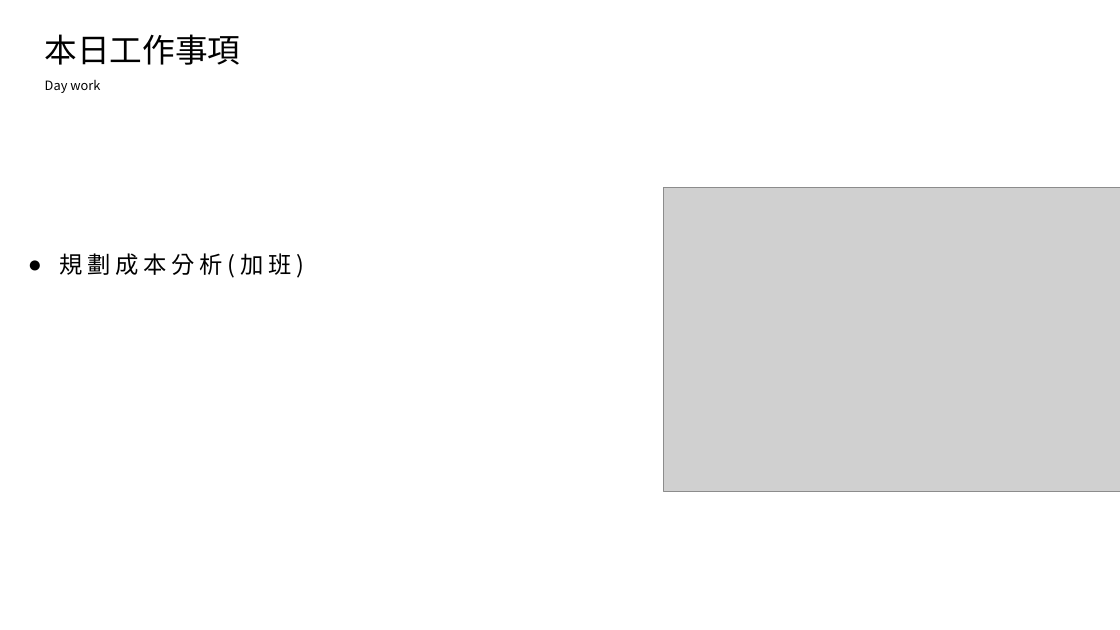
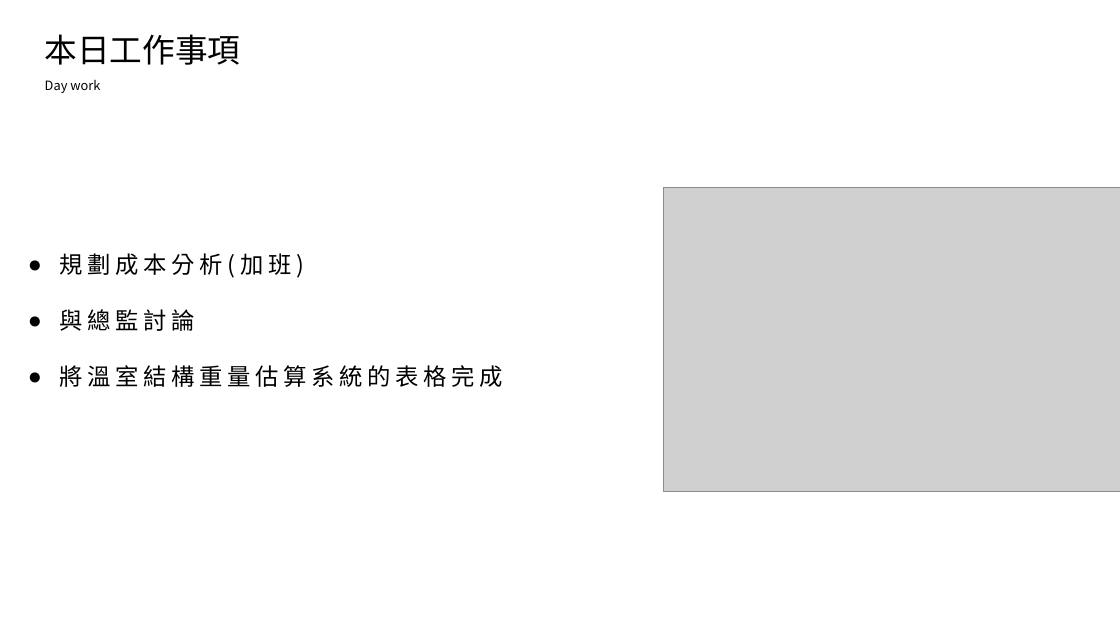
Before and after one commit to king637324/KnowledgeGreenhouseSystem, a slide deck: slide 2 of 工作日報_葉柏漢/2021.08/2021.08.05(加班)~2021.08.06工作日報_葉柏漢.pptx. Drawn at 1120x630 pixels with LibreOffice and Linux fonts; fonts in the diff are those of the drawing; grey boxes stand for pictures. Boxes give left, top, right and bottom in pixels: in the first picture for what was removed or moved away, otherwise in the second. Text is boxed around its words. In the diff, an @@ line names an element or a change of style, - is before the commit and + after.

```diff
--- a/工作日報_葉柏漢/2021.08/2021.08.05(加班)~2021.08.06工作日報_葉柏漢.pptx
+++ b/工作日報_葉柏漢/2021.08/2021.08.05(加班)~2021.08.06工作日報_葉柏漢.pptx
@@ text at box(59, 309, 503, 387): paragraphs added @@
+● 與總監討論
+● 將溫室結構重量估算系統的表格完成
```
Also in this commit, not shown: 2 other slides changed, 1 slide added, 4 other files.
